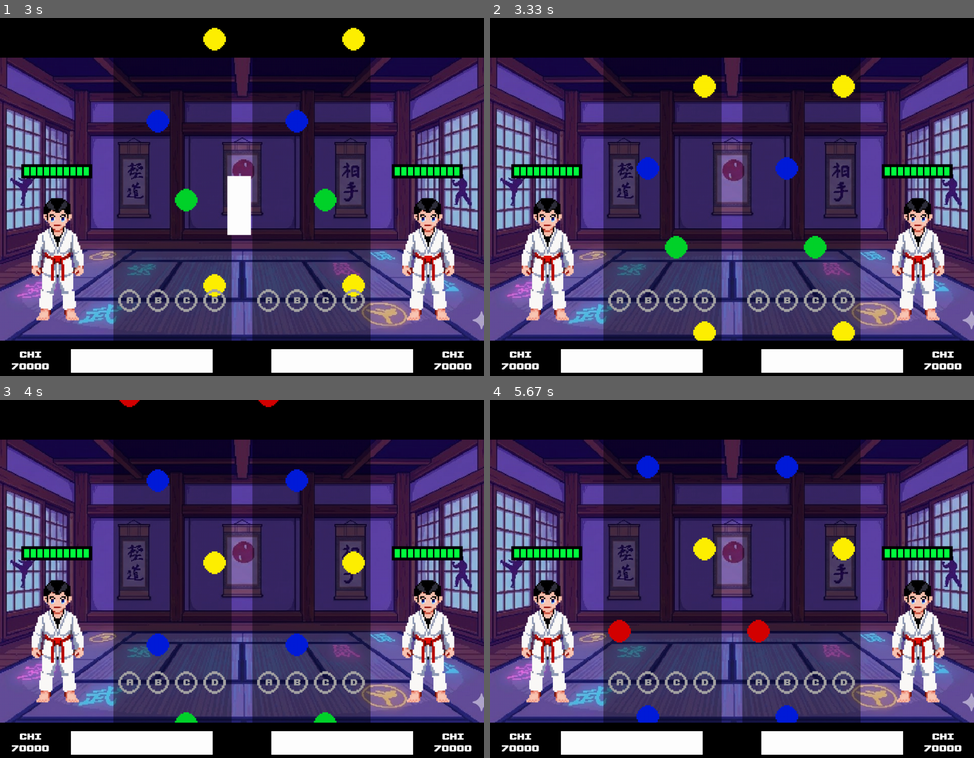
Above: before the commit, frames 1-4 (two rows, left to right).
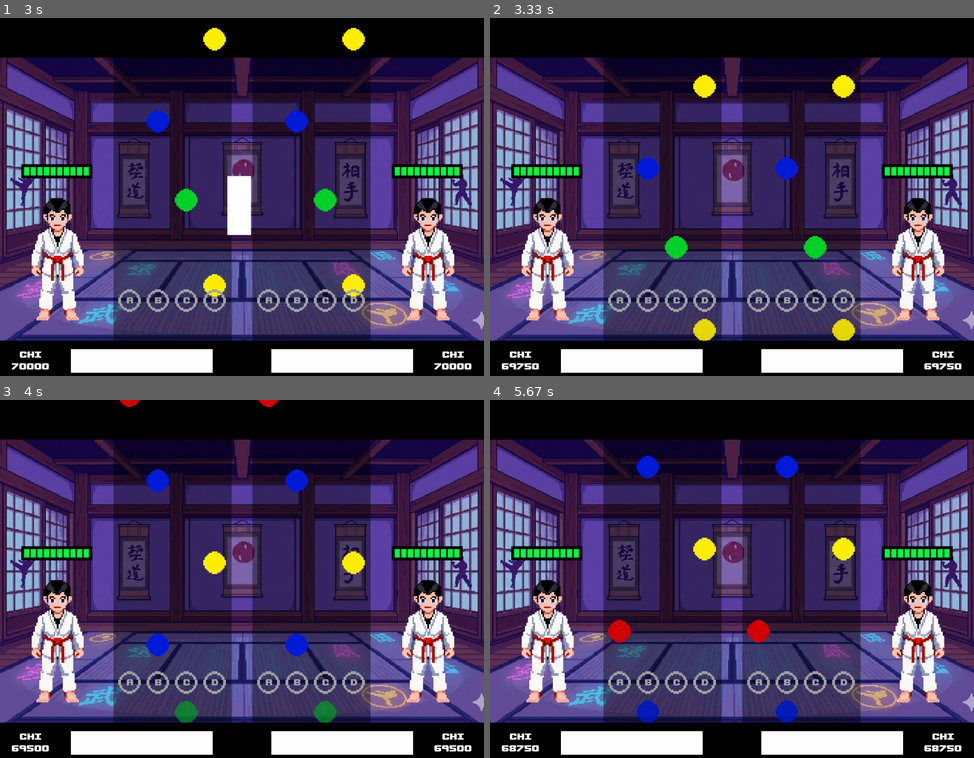
Above: after the commit, the same moments.

Repository: Supersllol/JeuArcade
Game: pygame game, started from AA_olympe.py
Same seed, same stepped clock (60 frames per second), same inputs: the game is played once before the commit and once after it.
Inputs:
- Up to frame 1 (3 s): hold Right 0.33-0.8 s; hold Left 1.83-2.37 s; hold Down 2.4-2.7 s
- Up to frame 2 (3.33 s): tap E at 3.17 s
- Up to frame 3 (4 s): no input
- Up to frame 4 (5.67 s): no input

Frame 1 is identical in both runs. In frame 2, 0.3% of the frame differs, in the area x 2-96%, y 83-99%; in frame 3, 0.6%; in frame 4, 0.6%.

Commit message:
change note logic and add note miss

Diff:
--- a/AA/AA_game/musicTrack.py
+++ b/AA/AA_game/musicTrack.py
@@ -1,5 +1,5 @@
 from __future__ import annotations
-import json, math, os, pygame
+import json, os, pygame, math
 from AA.AA_utils import settings
 from enum import Enum
 
@@ -14,45 +14,64 @@
 class TrackNote:
 
     def __init__(self, timestamp: float):
-        self._timestamp = timestamp
-        self._active = False
+        self._timingTimestamp = timestamp
+        self._appearTimestamp = -math.inf
+        self._sheetPos = (0, 0)
 
     @property
-    def timestamp(self):
-        return self._timestamp
+    def timingTimestamp(self):
+        return self._timingTimestamp
 
     @property
-    def active(self):
-        return self._active
+    def appearTimestamp(self):
+        return self._appearTimestamp
 
-    @active.setter
-    def active(self, newVal: bool):
-        self._active = newVal
+    @property
+    def sheetPos(self):
+        return self._sheetPos
+
+    @sheetPos.setter
+    def sheetPos(self, newPos: tuple[float, float]):
+        self._sheetPos = newPos
 
     def __str__(self):
-        return f"Note: timestamp: {self.timestamp}"
+        return f"Note: timing timestamp: {self.timingTimestamp}, appear timestamp: {self.appearTimestamp}"
 
 
 class NoteLane:
 
     def __init__(self, notes: list[TrackNote], laneID: int):
-        self._notes = notes
+        self._queuedNotes = notes
+        self._activeNotes: list[TrackNote] = []
         self._laneID = laneID
 
     @property
-    def notes(self):
-        return self._notes
+    def queuedNotes(self):
+        return self._queuedNotes
+
+    @property
+    def activeNotes(self):
+        return self._activeNotes
 
     @property
     def laneID(self):
         return self._laneID
 
-    def addNote(self, note: TrackNote):
-        self._notes.append(note)
+    def queueNote(self, note: TrackNote):
+        self._queuedNotes.append(note)
+
+    def activateNote(self, note: TrackNote):
+        self._activeNotes.append(note)
+
+    def queueAllNotes(self):
+        self._queuedNotes.extend(self._activeNotes)
+        self._queuedNotes.sort(key=lambda e: e.timingTimestamp)
+        self._activeNotes = []
 
     def __str__(self):
-        notes = [str(note) + " " for note in self._notes]
-        return f"Lane {self._laneID}: {''.join(notes)}"
+        queuedNotes = [str(note) + " " for note in self._queuedNotes]
+        activeNotes = [str(note) + " " for note in self._activeNotes]
+        return f"Lane {self._laneID}: Queued notes: [{''.join(queuedNotes)}], Active notes: [{activeNotes}]"
 
 
 class TrackSection:
@@ -73,6 +92,10 @@
     @property
     def musicEnd(self):
         return self._musicEnd
+
+    def queueAllNotes(self):
+        for lane in self._lanes:
+            lane.queueAllNotes()
 
     def __str__(self):
         lanes = [str(lane) + "\n" for lane in self._lanes]
@@ -115,7 +138,7 @@
             if time >= sectionEnd:
                 break
             newNote = TrackNote(time)
-            lanes[move].addNote(newNote)
+            lanes[move].queueNote(newNote)
 
         return TrackSection(lanes, sectionStart, sectionEnd)
 
--- a/AA/AA_game/noteSheet.py
+++ b/AA/AA_game/noteSheet.py
@@ -6,27 +6,49 @@
 from AA.AA_game import musicTrack
 
 noteColors = {
-    0: (213, 0, 0),
-    1: (0, 28, 218),
-    2: (0, 211, 43),
-    3: (255, 240, 0)
+    0: [213, 0, 0, 255],
+    1: [0, 28, 218, 255],
+    2: [0, 211, 43, 255],
+    3: [255, 240, 0, 255]
 }
 
 
-def getLaneCenterXPos(sheetWidth: int, laneID: int):
-    xGap = (sheetWidth - settings.NOTE_RADIUS * 8) / 5
-    return (xGap + settings.NOTE_RADIUS +
-            (xGap + settings.NOTE_RADIUS * 2) * laneID)
+class DeactivatedNote:
+
+    def __init__(self, missed: bool, note: musicTrack.TrackNote, laneID: int):
+        self._baseNote = note
+        self._missed = missed
+        self._laneID = laneID
+        self._timer = timer.Timer()
+        self._timer.restart()
+
+    def isNoteAlive(self):
+        return self._timer.elapsed() < settings.DEAD_NOTE_FADEOUT
+
+    def getNoteColor(self):
+        baseColor = noteColors[self._laneID].copy() if self._missed else [
+            255, 255, 255, 255
+        ]
+
+        transparency = max(
+            0 + (255 * ((settings.DEAD_NOTE_FADEOUT - self._timer.elapsed()) /
+                        settings.DEAD_NOTE_FADEOUT)), 0)
+        baseColor[3] = int(transparency)
+        return baseColor
+
+    @property
+    def baseNote(self):
+        return self._baseNote
 
 
 class NoteIndicator:
 
-    def __init__(self, mainSheet: pygame.Surface, laneID: int):
+    def __init__(self, mainSheet: pygame.Surface, laneID: int,
+                 coords: tuple[int, int]):
         self._active = False
         self._mainSheet = mainSheet
         self._laneID = laneID
-        self._coords = (getLaneCenterXPos(mainSheet.get_width(),
-                                          laneID), settings.HIT_HEIGHT)
+        self._coords = coords
         self._activeTimer = timer.Timer()
 
     def setActive(self):
@@ -59,32 +81,47 @@
         self._playerHalf = playerHalf
 
         self._mainSheet = pygame.Surface((250, 684), pygame.SRCALPHA)
+        self._deactivatedNotes: list[DeactivatedNote] = []
 
         self._noteIndicators = [
-            NoteIndicator(self._mainSheet, i) for i in range(4)
+            NoteIndicator(
+                self._mainSheet, i,
+                (self.getLaneCenterXPos(i), settings.NOTE_HIT_HEIGHT))
+            for i in range(4)
         ]
 
-    def _drawNotes(self, noteSection: musicTrack.TrackSection,
-                   musicElapsedTime: float):
+    def _drawNotes(self, noteSection: musicTrack.TrackSection):
         for lane in noteSection.lanes:
-            for note in lane.notes:
-                calculatedYPos = settings.HIT_HEIGHT - (
-                    (note.timestamp - musicElapsedTime) * settings.NOTE_SPEED)
-                if calculatedYPos < (0 - settings.NOTE_RADIUS):
-                    break
-                misc.pixel_ring(
-                    self._mainSheet,
-                    noteColors[lane.laneID],
-                    (getLaneCenterXPos(self._mainSheet.get_width(),
-                                       lane.laneID), calculatedYPos),
-                    settings.NOTE_RADIUS,
-                    thickness=0)
+            for note in lane.activeNotes:
+                misc.pixel_ring(self._mainSheet,
+                                noteColors[lane.laneID],
+                                note.sheetPos,
+                                settings.NOTE_RADIUS,
+                                thickness=0)
 
-    def update(self, noteSection: musicTrack.TrackSection,
-               musicElapsedTime: float):
+        for deactivatedNote in self._deactivatedNotes:
+            misc.pixel_ring(self._mainSheet,
+                            deactivatedNote.getNoteColor(),
+                            deactivatedNote.baseNote.sheetPos,
+                            settings.NOTE_RADIUS,
+                            thickness=0)
+
+    def getLaneCenterXPos(self, laneID: int):
+        xGap = (self._mainSheet.get_width() - settings.NOTE_RADIUS * 8) / 5
+        return int((xGap + settings.NOTE_RADIUS +
+                    (xGap + settings.NOTE_RADIUS * 2) * laneID))
+
+    def deactivateNote(self, missed: bool, note: musicTrack.TrackNote,
+                       laneID: int):
+        self._deactivatedNotes.append(DeactivatedNote(missed, note, laneID))
+
+    def update(self, noteSection: musicTrack.TrackSection):
         self._mainSheet.fill((0, 0, 0, 100))
+        for id, deactivatedNote in enumerate(self._deactivatedNotes):
+            if not deactivatedNote.isNoteAlive():
+                self._deactivatedNotes.pop(id)
 
-        self._drawNotes(noteSection, musicElapsedTime)
+        self._drawNotes(noteSection)
 
         for noteIndicator in self._noteIndicators:
             noteIndicator.update()
--- a/AA/AA_game/player.py
+++ b/AA/AA_game/player.py
@@ -1,6 +1,6 @@
 from __future__ import annotations
 import pygame
-from AA.AA_utils import countries
+from AA.AA_utils import countries, settings, score
 from AA.AA_game import noteSheet, musicTrack, sprite, chiBar
 
 
@@ -31,12 +31,43 @@
         self._sprite = sprite.Sprite(playerID, self._playerHalf)
 
     def loadSection(self, newSection: musicTrack.TrackSection):
+        newSection.queueAllNotes()
+        for lane in newSection.lanes:
+            for note in lane.queuedNotes:
+                note._appearTimestamp = note.timingTimestamp - (
+                    (settings.NOTE_HIT_HEIGHT + settings.NOTE_RADIUS) /
+                    settings.NOTE_SPEED)
         self._trackSection = newSection
+
+    def _registerNoteHit(self, hitType: score.HitType):
+        self._chi += score.hitChiScore[hitType]
+
+    def _updateNoteStatus(self, musicElapsedTime: float):
+        for lane in self._trackSection.lanes:
+            for note in lane.queuedNotes:
+                if musicElapsedTime >= note.appearTimestamp:
+                    lane.activateNote(lane.queuedNotes.pop(0))
+                else:
+                    break
+
+            for note in lane.activeNotes:
+                if musicElapsedTime - note.timingTimestamp >= settings.MISSED_NOTE_TIME:
+                    self._registerNoteHit(score.HitType.Miss)
+                    self._noteSheet.deactivateNote(True,
+                                                   lane.activeNotes.pop(0),
+                                                   lane.laneID)
+                calculatedYPos = settings.NOTE_HIT_HEIGHT - (
+                    (note.timingTimestamp - musicElapsedTime) *
+                    settings.NOTE_SPEED)
+                note.sheetPos = (self._noteSheet.getLaneCenterXPos(
+                    lane.laneID), calculatedYPos)
 
     def update(self, musicElapsedTime: float):
         self._playerHalf.fill((0, 0, 0, 0))
 
-        self._noteSheet.update(self._trackSection, musicElapsedTime)
+        self._updateNoteStatus(musicElapsedTime)
+
+        self._noteSheet.update(self._trackSection)
         self._chiBar.update(self._chi)
         self._sprite.update(self._health)
 
--- a/AA/AA_scenes/gameScene.py
+++ b/AA/AA_scenes/gameScene.py
@@ -3,7 +3,7 @@
 from AA.AA_utils import fontManager, inputManager, pygameText, musicManager, settings
 from AA.AA_game import musicTrack, player
 from enum import Enum, auto
-import pygame, os
+import pygame, os, math
 
 
 class GameState(Enum):
@@ -43,8 +43,8 @@
         super().initScene()
 
     def loopScene(self, events: list[pygame.event.Event]):
-        currentMusicElapsed = self._musicManager.getMusicElapsedSeconds()
-        print(currentMusicElapsed)
+        currentMusicElapsed = self._musicManager.getMusicElapsedSeconds(
+        ) if self._musicManager.isMusicRunning() else -math.inf
         self._mainApp.fill((0, 0, 0))
         self._mainApp.blit(
             self._bgImage,
@@ -53,7 +53,7 @@
         currentText: list[pygameText.PygameText] = []
 
         if self._state == GameState.INITIAL_DELAY:
-            if self._stateTimer.elapsed() >= settings.START_DELAY:
+            if self._stateTimer.elapsed() >= settings.GAME_START_DELAY:
                 self._stateTimer.restart()
                 self._currentTrackSection = 0
                 self._musicManager.prepareSection(0, 3)
@@ -86,9 +86,9 @@
             if not self._fadeOutStarted and (
                     currentMusicElapsed >= (self._chosenTrack.getSection(
                         self._currentTrackSection).musicEnd -
-                                            settings.FADE_TIME_S)):
+                                            settings.SONG_FADE_TIME_S)):
                 self._fadeOutStarted = True
-                self._musicManager.fadeout(settings.FADE_TIME_S * 1000)
+                self._musicManager.fadeout(settings.SONG_FADE_TIME_S * 1000)
 
             if currentMusicElapsed >= self._chosenTrack.getSection(
                     self._currentTrackSection).musicEnd:
--- a/AA/AA_utils/musicManager.py
+++ b/AA/AA_utils/musicManager.py
@@ -26,3 +26,6 @@
 
     def prepareSection(self, startSeconds: float, prepareTime: float):
         self._musicTimer.setAndStart(startSeconds - prepareTime)
+
+    def isMusicRunning(self):
+        return self._musicTimer.isRunning()
--- /dev/null
+++ b/AA/AA_utils/score.py
@@ -0,0 +1,18 @@
+from enum import Enum, auto
+
+
+class HitType(Enum):
+    Marvelous = auto()
+    Perfect = auto()
+    Great = auto()
+    Good = auto()
+    Miss = auto()
+
+
+hitChiScore = {
+    HitType.Marvelous: 0,
+    HitType.Perfect: 0,
+    HitType.Great: 0,
+    HitType.Good: 0,
+    HitType.Miss: -250
+}
--- a/AA/AA_utils/settings.py
+++ b/AA/AA_utils/settings.py
@@ -8,8 +8,10 @@
 PARENT_PATH = os.path.dirname(os.path.dirname(os.path.abspath(__file__)))
 
 NOTE_SPEED = 300  # px/s
-HIT_HEIGHT = 600
-FADE_TIME_S = 1
-START_DELAY = 0
+NOTE_HIT_HEIGHT = 600
+SONG_FADE_TIME_S = 1
+GAME_START_DELAY = 0
 NOTE_RADIUS = 25
 TIME_ACTIVE_NOTE_INDICATOR = 0.25
+MISSED_NOTE_TIME = 0.2
+DEAD_NOTE_FADEOUT = 0.25
--- a/AA_olympe.py
+++ b/AA_olympe.py
@@ -1,7 +1,7 @@
 from __future__ import annotations
 
 import pygame
-from AA.AA_scenes import gameScene
+from AA.AA_scenes import gameScene, homeScene
 from AA.AA_utils import inputManager, musicManager, countries, settings
 from AA.AA_game import musicTrack, player
 
@@ -27,6 +27,7 @@
     music = musicManager.MusicManager()
 
     # currentScene = introScene.IntroScene(mainApp, input)
+    # currentScene = homeScene.HomeScene(mainApp, input, music)
     player0 = player.Player("SIM", countries.CountryFlags.Québec, 0, mainApp)
     player1 = player.Player("MIS", countries.CountryFlags.Canada, 1, mainApp)
     currentScene = gameScene.GameScene(mainApp, input, music,
Not shown, changed: AA/TO-DO.md
